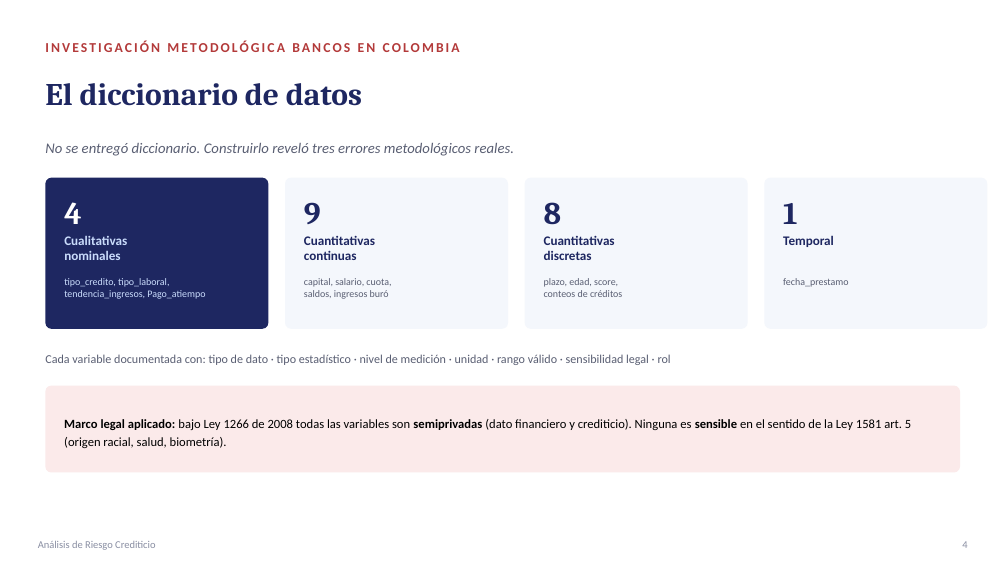
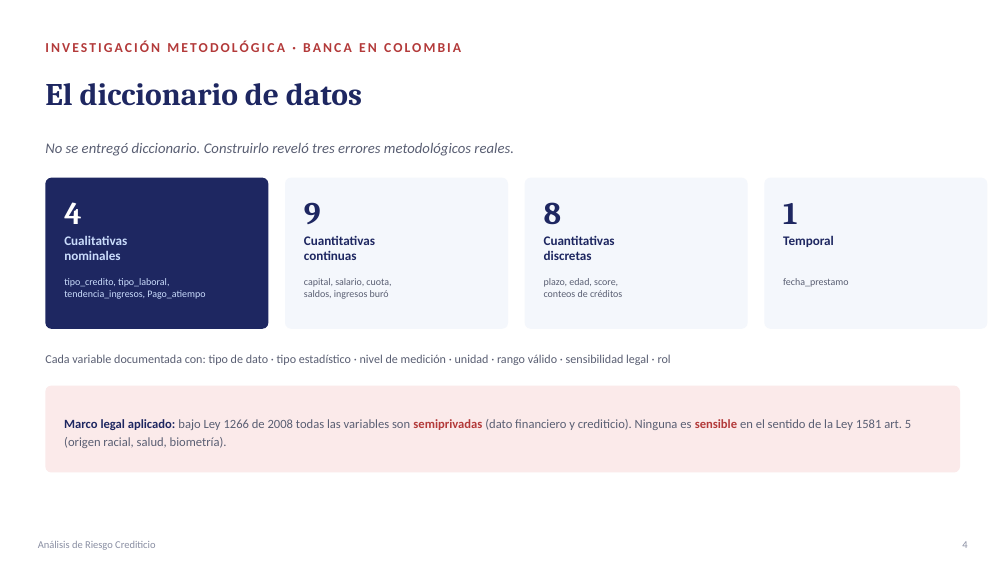
Before and after one commit to papiarcacamilo/MLOPS_CURSE, a slide deck: slide 4 of PRESENTACION.pptx. Drawn at 1008x567 pixels with LibreOffice and Linux fonts; fonts in the diff are those of the drawing. Boxes give left, top, right and bottom in pixels: in the first picture for what was removed or moved away, otherwise in the second. Text is boxed around its words. In the diff, an @@ line names an element or a change of style, - is before the commit and + after.

```diff
--- a/PRESENTACION.pptx
+++ b/PRESENTACION.pptx
@@ text at <box>45,41,461,52</box>: text changed @@
-INVESTIGACIÓN METODOLÓGICA BANCOS EN COLOMBIA
+INVESTIGACIÓN METODOLÓGICA · BANCA EN COLOMBIA
@@ text "Marco legal aplicado: bajo Ley ..." at <box>64,419,911,448</box>: text colour #000000 to #1E2761 in "Marco legal aplicado:"; text colour #000000 to #5A5F73 in "bajo Ley 1266 de 2008 todas las ..."; text colour #000000 to #B33A3A in "semiprivadas sensible" @@
```
Also in this commit, not shown: 16 other slides changed, 1 slide added, 2 other files.
